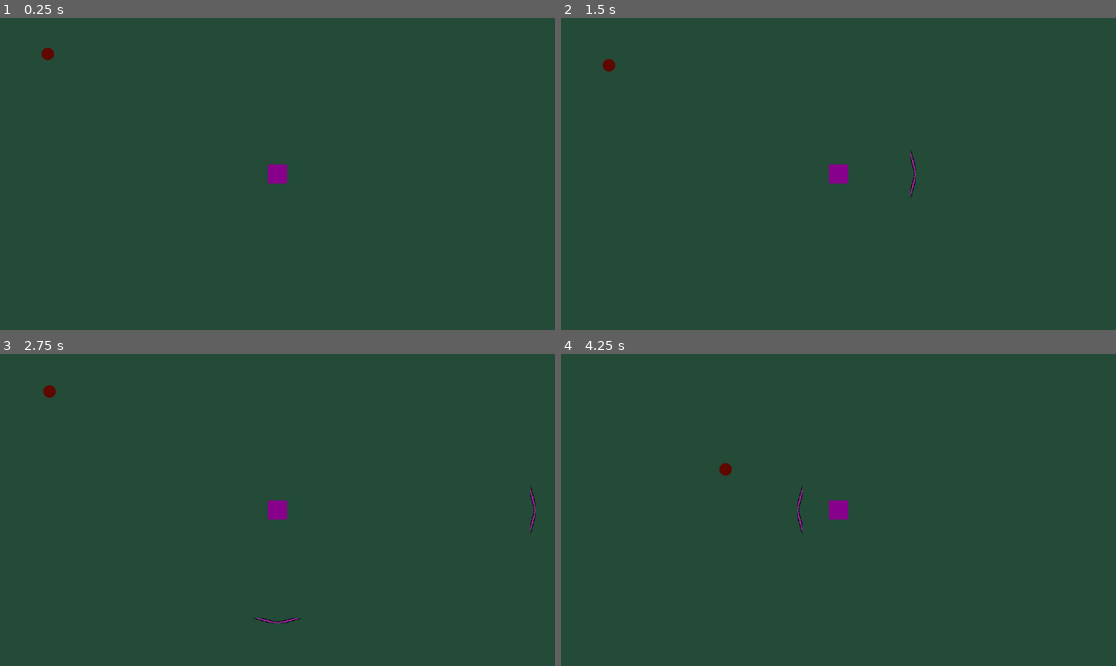
Above: before the commit, frames 1-4 (two rows, left to right).
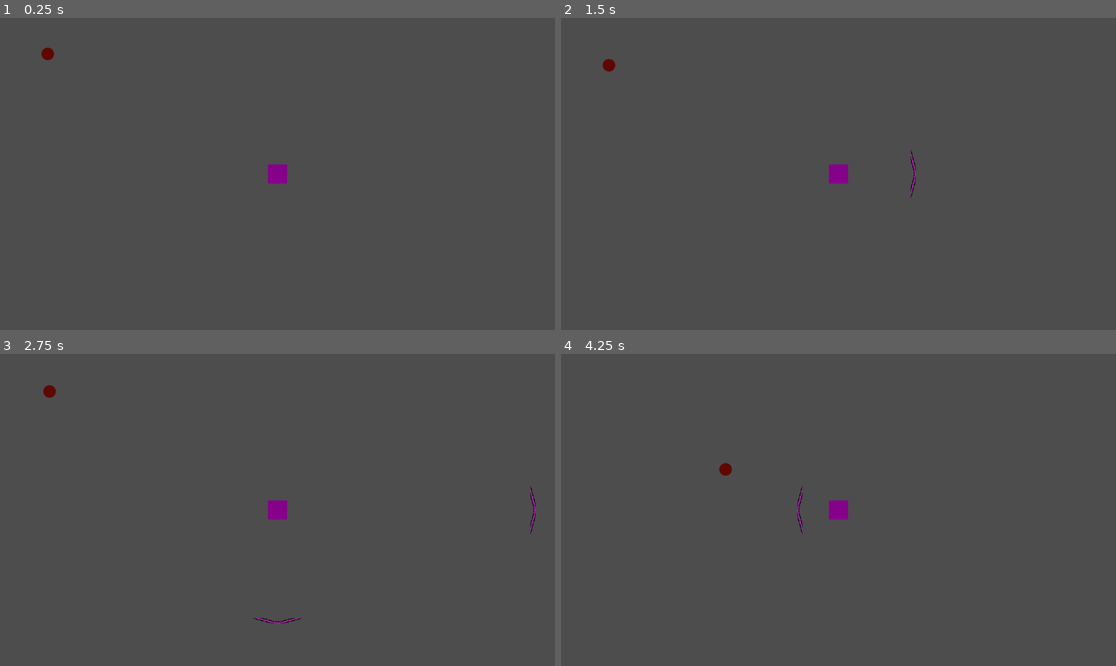
Above: after the commit, the same moments.

Repository: HendrickFS/TheRiseOfTheFool
Game: Godot game, scene res://world/world.tscn
The game is run twice, just before and just after one commit, with the same random seed, the same clock (stepped at 60 frames per second) and the same inputs.
Inputs:
- Up to frame 1 (0.25 s): no input
- Up to frame 2 (1.5 s): hold Right (ui_right) 0.53-1.28 s; hold Down (ui_down) from 1.28 s (still down)
- Up to frame 3 (2.75 s): release Down (ui_down) at 2.03 s; hold Right (ui_right) from 2.03 s (still down)
- Up to frame 4 (4.25 s): release Right (ui_right) at 2.78 s; hold Up (ui_up) 2.78-3.53 s; hold Left (ui_left) from 3.53 s (still down)

The runs differ from the first frame. In frame 1, 100% of the frame differs, in the area x 0-100%, y 0-100%; in frame 2, 100%; in frame 3, 100%; in frame 4, 100%.

Commit message:
chaser die and leave exp

Diff:
--- a/enemy/chaser.gd
+++ b/enemy/chaser.gd
@@ -2,10 +2,20 @@
 
 @onready var player = get_node("/root/world/player")
 var speed = 100
+var exp = load("res://items/exp.tscn")
 
 func _physics_process(delta):
+	var group_members = get_tree().get_nodes_in_group("attacks")
+	for emitter in group_members:
+		emitter.connect("slash_collision", on_slash_collision)
 	var direction = global_position.direction_to(player.global_position)
 
 	velocity = direction * speed
 
 	move_and_slide()
+
+func on_slash_collision():
+	var exp_instance = exp.instantiate()
+	exp_instance.global_position = position
+	get_parent().add_child(exp_instance)
+	queue_free()
--- a/enemy/chaser.tscn
+++ b/enemy/chaser.tscn
@@ -13,6 +13,8 @@
 radius = 13.0
 
 [node name="chaser" type="CharacterBody2D"]
+collision_layer = 4
+collision_mask = 6
 script = ExtResource("1_cl04m")
 
 [node name="PanelContainer" type="PanelContainer" parent="."]
--- a/player/attacks/slash.gd
+++ b/player/attacks/slash.gd
@@ -6,9 +6,11 @@
 var sprite
 @onready var player = get_node("/root/world/player")
 
+signal slash_collision
 
 func _ready():
 	sprite = $Sprite2D
+	add_to_group("attacks")
 
 func _process(delta):
 	position += direction * speed * delta
@@ -18,3 +20,9 @@
 		direction = direction_vector.normalized()
 	speed = initial_speed
 	rotation = direction.angle()
+
+
+
+func _on_body_entered(body):
+	emit_signal("slash_collision")
+	queue_free()
--- a/player/attacks/slash.tscn
+++ b/player/attacks/slash.tscn
@@ -7,7 +7,8 @@
 radius = 3.98554
 height = 94.0188
 
-[node name="slash" type="Area2D"]
+[node name="slash" type="Area2D" groups=["attacks"]]
+collision_mask = 5
 script = ExtResource("1_bnwv1")
 
 [node name="Sprite2D" type="Sprite2D" parent="."]
@@ -19,3 +20,5 @@
 [node name="CollisionShape2D" type="CollisionShape2D" parent="."]
 position = Vector2(1, 2)
 shape = SubResource("CapsuleShape2D_d7p57")
+
+[connection signal="body_entered" from="." to="." method="_on_body_entered"]
--- a/player/player.tscn
+++ b/player/player.tscn
@@ -6,6 +6,8 @@
 size = Vector2(40, 40)
 
 [node name="player" type="CharacterBody2D"]
+collision_layer = 2
+collision_mask = 4
 script = ExtResource("1_jimce")
 
 [node name="ColorRect" type="ColorRect" parent="."]
--- a/project.godot
+++ b/project.godot
@@ -19,6 +19,13 @@
 
 project/assembly_name="The Rise Of The Fool"
 
+[layer_names]
+
+2d_physics/layer_1="Level"
+2d_physics/layer_2="Player"
+2d_physics/layer_3="Enemie"
+2d_physics/layer_4="Shot"
+
 [rendering]
 
 renderer/rendering_method="gl_compatibility"
--- a/world/world.tscn
+++ b/world/world.tscn
@@ -7,6 +7,7 @@
 [node name="world" type="Node2D"]
 
 [node name="ColorRect" type="ColorRect" parent="."]
+visible = false
 offset_left = -1191.0
 offset_top = -772.0
 offset_right = 2185.0
@@ -17,6 +18,7 @@
 
 [node name="player" parent="." instance=ExtResource("1_p82kn")]
 position = Vector2(541, 310)
+collision_mask = 0
 
 [node name="Camera2D" type="Camera2D" parent="player"]
 
